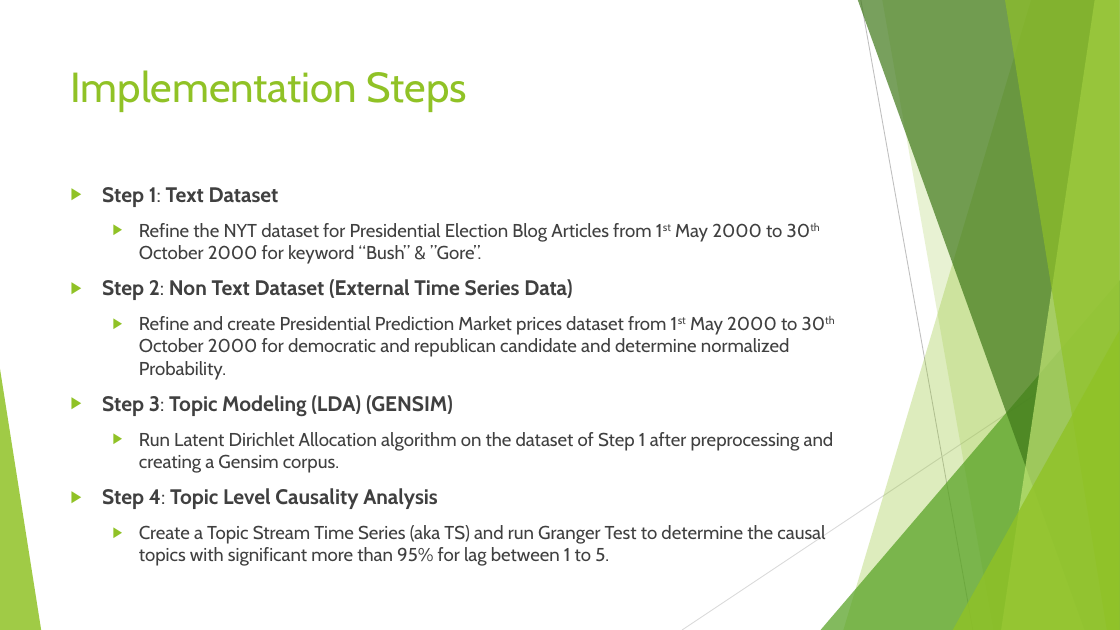
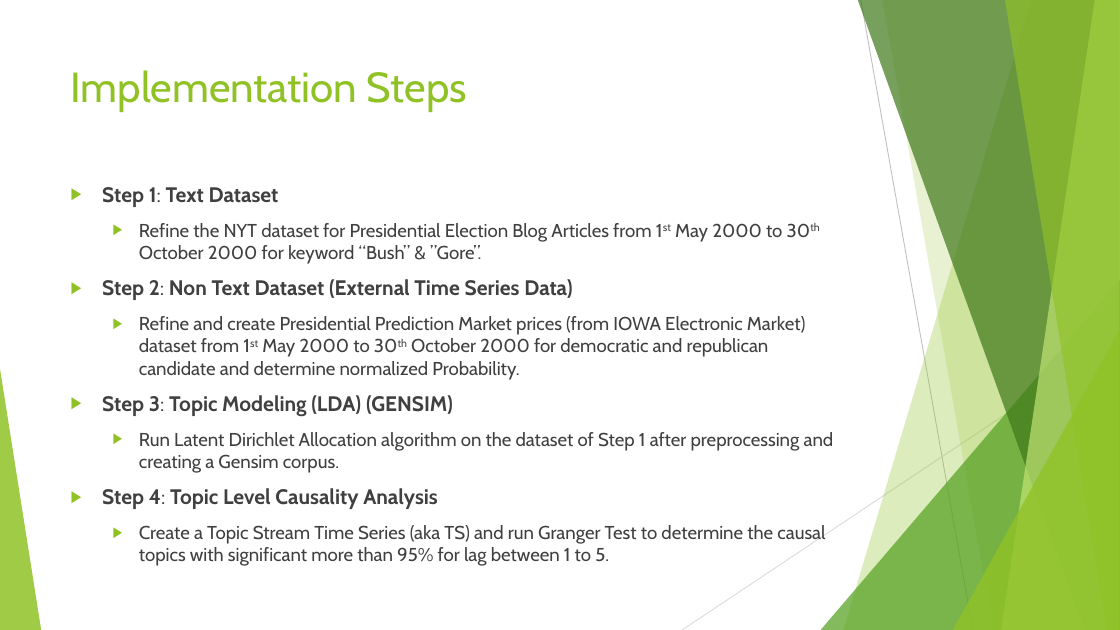
Before and after one commit to hsiddhu2/CourseProject, a slide deck: slide 7 of documentation/Project Presentation.pptx. Drawn at 1120x630 pixels with LibreOffice and Linux fonts; fonts in the diff are those of the drawing. Boxes give left, top, right and bottom in pixels: in the first picture for what was removed or moved away, otherwise in the second. Text is boxed around its words. In the diff, an @@ line names an element or a change of style, - is before the commit and + after.

```diff
--- a/documentation/Project Presentation.pptx
+++ b/documentation/Project Presentation.pptx
@@ text at [139,316,805,380]: text changed @@
-  ▶ Refine and create Presidential Prediction Market prices dataset from 1st May 2000 to 30th October 2000 for democratic and republican candidate and determine normalized Probability.
+  ▶ Refine and create Presidential Prediction Market prices (from IOWA Electronic Market) dataset from 1st May 2000 to 30th October 2000 for democratic and republican candidate and determine normalized Probability.
```
Also in this commit, not shown: 3 other slides changed, 6 slides added, 1 slide removed.
